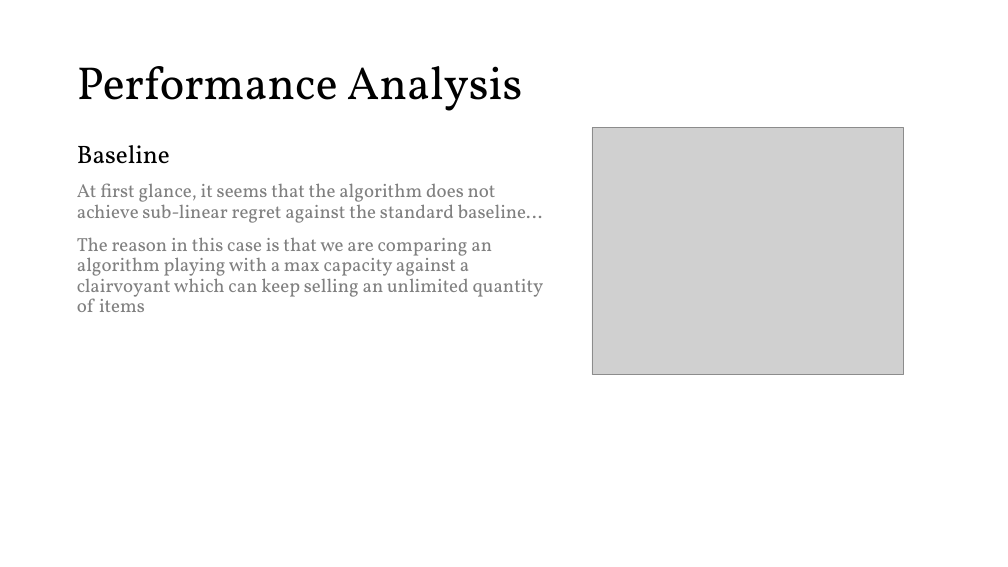
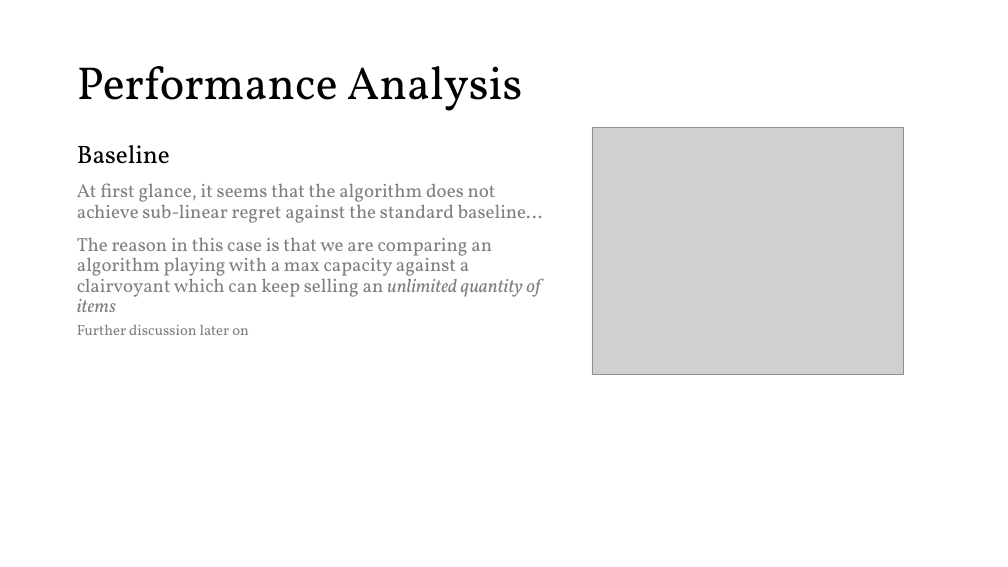
Before and after one commit to peetceenatoo/online-learning, a slide deck: slide 13 of Slides.pptx. Drawn at 1008x567 pixels with LibreOffice and Linux fonts; fonts in the diff are those of the drawing; grey boxes stand for pictures. Boxes give left, top, right and bottom in pixels: in the first picture for what was removed or moved away, otherwise in the second. Text is boxed around its words. In the diff, an @@ line names an element or a change of style, - is before the commit and + after.

```diff
--- a/Slides.pptx
+++ b/Slides.pptx
@@ text at <box>77,237,540,312</box>: italic on in "unlimited quantity of items"; less space between paragraphs @@
@@ text at <box>77,324,249,335</box>: paragraph added @@
+Further discussion later on
```
Also in this commit, not shown: 13 other slides changed, 9 slides added, 1 other file.
